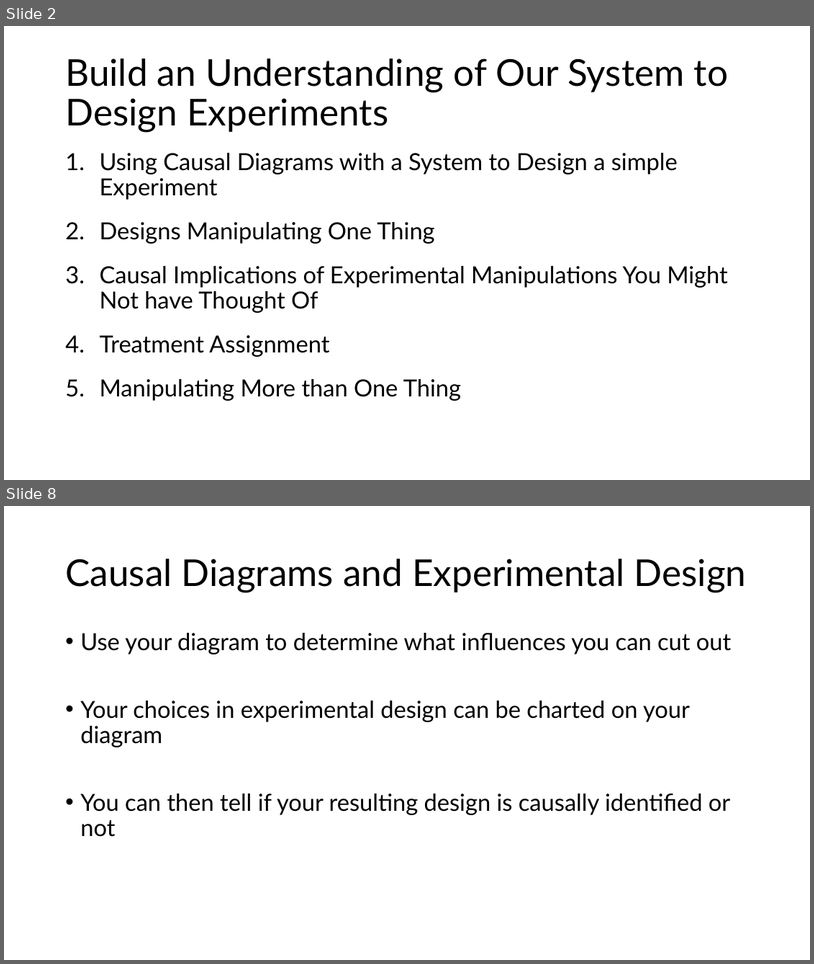
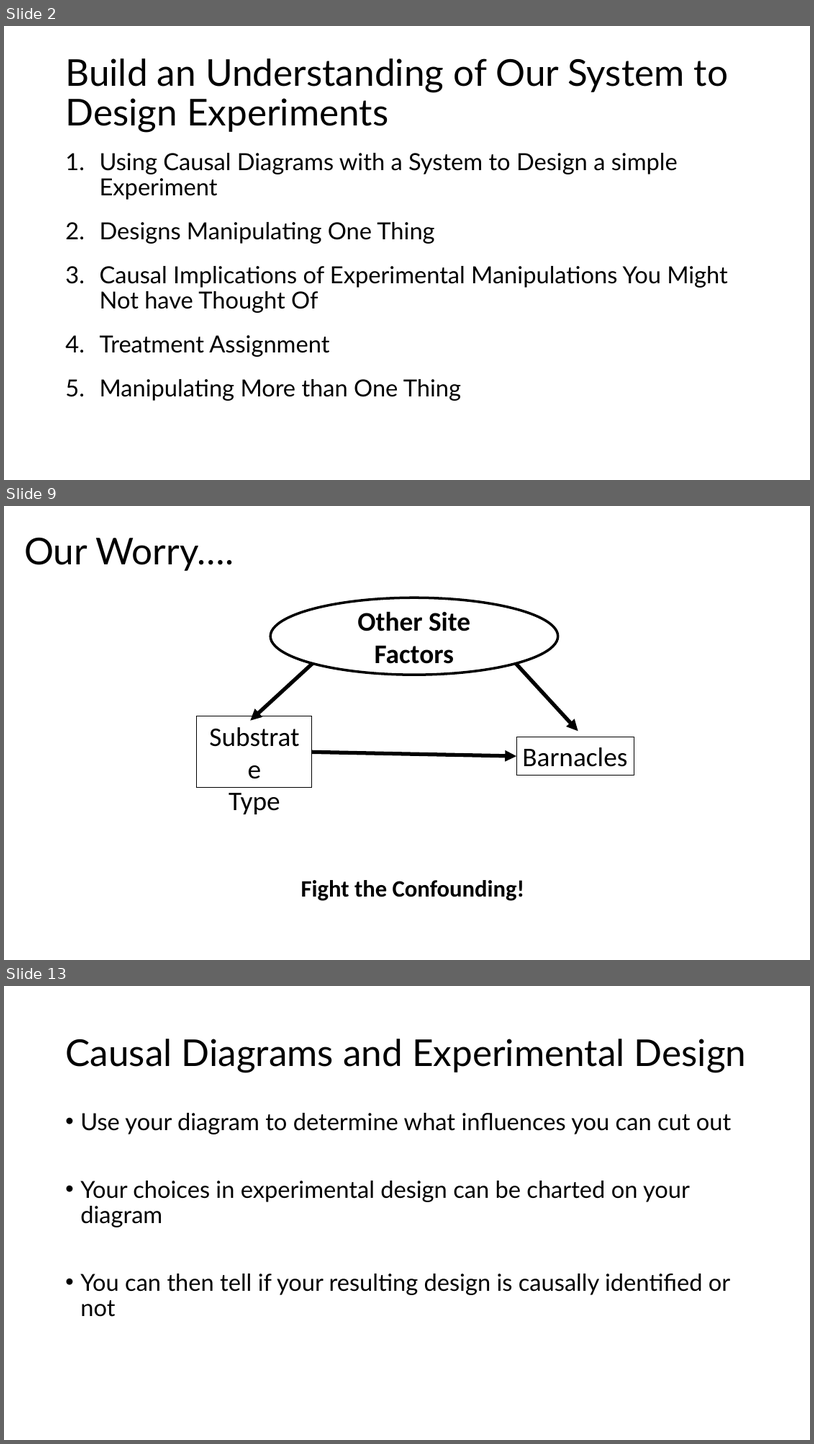
Before and after one commit to biol607/biol607.github.io, a slide deck: lectures/causality_experiments.pptx. Shown one above the other, each under a label of ours: slides 2 and 8 before the commit, slides 2, 9 and 13 after it; the slides between them are not shown. The pictures are 814x964 and 814x1444 pixels, drawn with LibreOffice and Linux fonts; fonts in the diff are those of the drawing. Boxes give left, top, right and bottom in pixels: in the first picture for what was removed or moved away, otherwise in the second. Text is boxed around its words. In the diff, an @@ line names an element or a change of style, - is before the commit and + after.

```diff
--- a/lectures/causality_experiments.pptx
+++ b/lectures/causality_experiments.pptx
@@ slide 9 added at (4, 506, 810, 960), background #FFFFFF @@
@@ title added at (24, 537, 234, 571), 44 pt, text #000000 @@
+Our Worry….
@@ ellipse added at (271, 597, 558, 674), fill #FFFFFF, outline #000000 3 pt, 32 pt, text #000000, bold @@
+Other Site Factors
@@ arrow added from (313, 663) to (250, 720), #000000 4.5 pt @@
@@ arrow added from (517, 663) to (579, 731), #000000 4.5 pt @@
@@ rectangle added at (197, 716, 312, 788), outline #000000 0.75 pt, 32 pt, text #000000 @@
+Substrate
+Type
@@ rectangle added at (517, 736, 634, 775), outline #000000 0.75 pt, 32 pt, text #000000 @@
+Barnacles
@@ arrow added from (312, 752) to (517, 756), #000000 4.5 pt @@
@@ text added at (301, 880, 525, 901), 28 pt, text #000000, bold @@
+Fight the Confounding!
@@ what was slide 8 is now slide 13 @@
```
Also in this commit, not shown: 7 slides changed, 6 other slides added, 2 slides removed, 2 other files.
